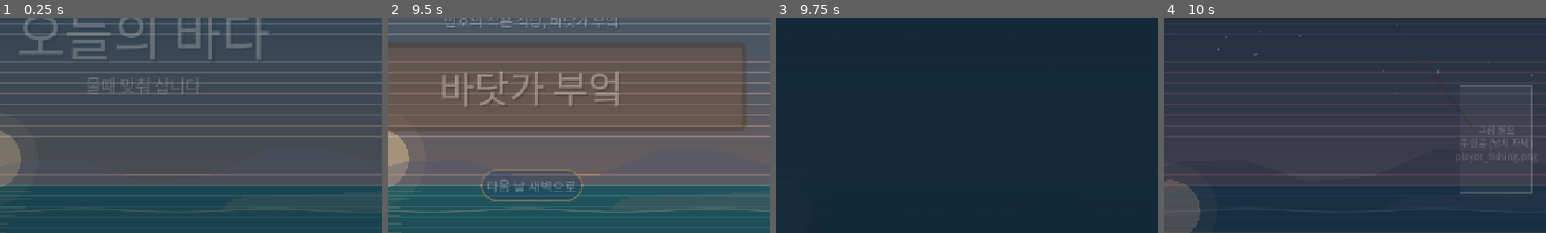
Above: before the commit, frames 1-4 (left to right).
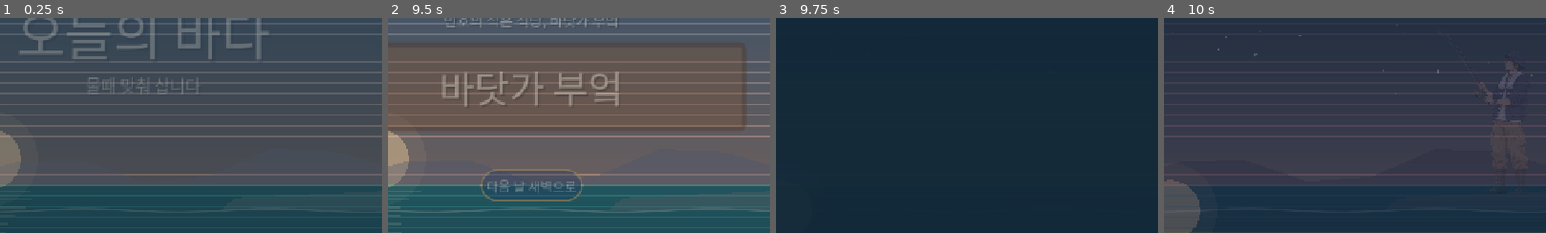
Above: after the commit, the same moments.

Repository: Crong94/harbor-days
Game: Godot game, scene res://scenes/title/title.tscn
Two runs of this game, one before a commit and one after it. Both use one fixed random seed, a clock stepped at 60 frames per second and the inputs below.
Inputs (mouse positions are % of the whole screen's width and height, from its top left):
- Up to frame 1 (0.25 s): no input
- Up to frame 2 (9.5 s): click "새로 시작" at 0.5 s; click (50, 65) at 1.27 s; type "12" at 1.35 s; click "이름 추천" at 2 s; click "서명하기" at 2.75 s; click "이름 추천" at 3.5 s; click (50, 34) at 4.27 s; type "12" at 4.35 s; click "이름 추천" at 5 s; click "간판 달기" at 5.75 s; tap Enter (ui_accept) at 6.5, 6.77, 7.52, 8.75, 9.02 s; move the mouse to (72, 45) at 6.52 s; tap Space every 0.75 s from 6.6 to 8.85 s; click (72, 45) at 6.67 s; move the mouse to (50, 83) at 7.27 s; click (50, 83) at 7.42 s; move the mouse to (60, 28) at 8.02 s; click (60, 28) at 8.17 s; move the mouse to (45, 70) at 8.77 s; click (45, 70) at 8.92 s
- Up to frame 3 (9.75 s): click "다음 날 새벽으로" at 9.5 s
- Up to frame 4 (10 s): no input
The pictures show only the part of the screen within x 31-81%, y 21-71%; the shares and areas given below are measured in that part.

Frames 1-3 are identical in both runs. In frame 4, 1.4% of the frame differs, in the area x 76-98%, y 18-82%.

Commit message:
낚시 자세 그림 적용
- 받은 그림의 흰 배경을 지워 투명 PNG로 변환 (tools/remove_white_bg.py)
- 그림 속 낚싯대 끝에서 낚싯줄이 나가도록 맞춤, 코드 낚싯대는 그림이 있으면 끔
- 힘 모으기, 던지기, 끌어올리기에 따라 몸을 살짝 기울임
- 새벽에는 캐릭터 색을 어둡게, 밝아질수록 원래 색
- 힘 게이지를 머리 위 가로 막대로 이동

Co-Authored-By: Claude Opus 5.5 <noreply@anthropic.com>
Claude-Session: https://claude.ai/code/session_01Q4t6QALDimXXUyno2JYVRg

Diff:
--- a/scenes/fishing/fishing.gd
+++ b/scenes/fishing/fishing.gd
@@ -36,6 +36,13 @@
 var _summary: PanelContainer
 var _summary_list: Label
 
+## 낚시 자세 그림(player_fishing.png) 기준 위치. 그림 크기 대비 비율이다.
+const PLAYER_ART_SIZE := Vector2(158.0, 276.0)
+const ART_TIP := Vector2(0.009, 0.005) # 낚싯대 끝
+const ART_HANDS := Vector2(0.47, 0.34) # 손 (기울일 때 중심)
+const ART_FEET_X := 0.73 # 두 발 가운데
+
+var _has_art := false
 var _held := false
 var _in_story := true
 var _ending := false
@@ -55,6 +62,9 @@
 	add_child(_bg)
 
 	_player = ArtSlot.make("player_fishing", "주인공 (낚시 자세)", Vector2(120, 180))
+	_has_art = ArtSlot.has_art("player_fishing")
+	if _has_art:
+		_player.custom_minimum_size = PLAYER_ART_SIZE
 	add_child(_player)
 
 	_layer = Control.new()
@@ -306,9 +316,28 @@
 
 
 func _place_player() -> void:
-	var x := size.x * 0.70
 	_player.size = _player.custom_minimum_size
-	_player.position = Vector2(x, _bg.breakwater_top_y(x + 60) - _player.size.y)
+	if not _has_art:
+		var x := size.x * 0.70
+		_player.position = Vector2(x, _bg.breakwater_top_y(x + 60) - _player.size.y)
+		return
+	var feet_x := size.x * 0.76
+	_player.position = Vector2(feet_x - ART_FEET_X * _player.size.x, _bg.breakwater_top_y(feet_x) - _player.size.y + 4)
+	_player.pivot_offset = ART_HANDS * _player.size
+	# 상태에 따라 몸을 살짝 기울여 낚싯대 움직임을 표현한다 (+는 뒤로 젖힘)
+	var tilt := 0.0
+	match logic.state:
+		FishingLogic.State.CHARGING:
+			tilt = 12.0 * logic.power
+		FishingLogic.State.CASTING:
+			tilt = lerpf(12.0 * logic.cast_power, -6.0, minf(logic.progress * 2.5, 1.0))
+		FishingLogic.State.REELING:
+			tilt = 3.0 + logic.fish_pull() * 5.0
+		FishingLogic.State.BITE:
+			tilt = -2.0
+	_player.rotation = lerp_angle(_player.rotation, deg_to_rad(tilt), 0.25)
+	# 어두운 새벽에는 캐릭터도 푸르스름하게 어둡게, 밝아질수록 원래 색으로
+	_player.modulate = Color(0.62, 0.62, 0.78).lerp(Color.WHITE, _bg.brightness)
 
 
 # ─── 낚싯대, 줄, 찌 ─────────────────────────────────
@@ -319,6 +348,8 @@
 
 
 func _rod_tip() -> Vector2:
+	if _has_art:
+		return _player.get_transform() * (ART_TIP * _player.size)
 	var base := _rod_base()
 	var s := logic.state
 	var rod_len := 150.0
@@ -360,7 +391,8 @@
 func _draw_layer() -> void:
 	var s := logic.state
 	var tip := _rod_tip()
-	_layer.draw_line(_rod_base(), tip, Color("3b2a1e"), 4.0, true)
+	if not _has_art:
+		_layer.draw_line(_rod_base(), tip, Color("3b2a1e"), 4.0, true)
 
 	if s in [FishingLogic.State.CASTING, FishingLogic.State.WAITING, FishingLogic.State.BITE, FishingLogic.State.REELING]:
 		var fp := _float_pos()
@@ -402,11 +434,11 @@
 
 
 func _draw_power_gauge() -> void:
-	var r := Rect2(_player.position + Vector2(-46, 10), Vector2(20, 150))
+	# 머리 위 가로 게이지
+	var r := Rect2(_player.position + Vector2(_player.size.x * 0.25, -10), Vector2(_player.size.x * 0.7, 14))
 	_layer.draw_rect(r, Color(0, 0, 0, 0.45))
-	var fill := r.size.y * logic.power
 	var col := UiKit.TEAL.lerp(UiKit.MUSTARD, logic.power)
-	_layer.draw_rect(Rect2(r.position.x, r.end.y - fill, r.size.x, fill), col)
+	_layer.draw_rect(Rect2(r.position, Vector2(r.size.x * logic.power, r.size.y)), col)
 	_layer.draw_rect(r, Color(1, 1, 1, 0.8), false, 2.0)
 
 
Binary file added: assets/art/player_fishing.png
Not shown, added: assets/art/player_fishing.png.import
Not shown, changed: docs/그림_요청_목록.md
